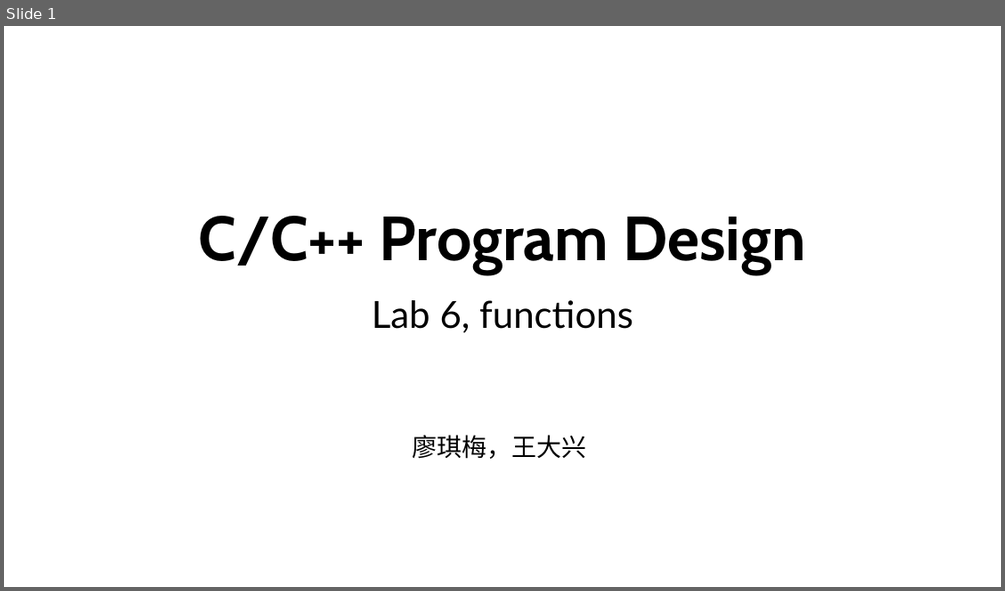
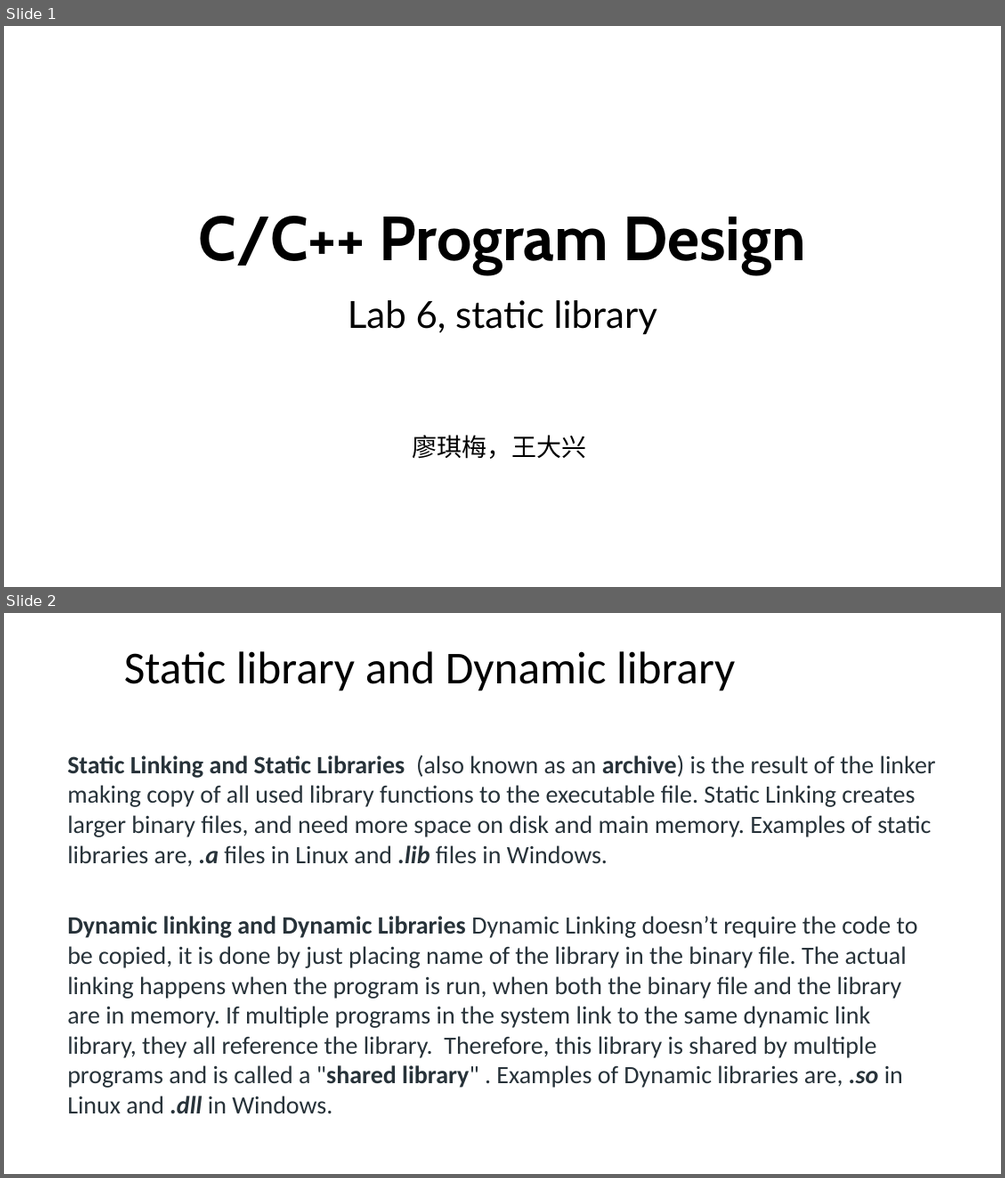
Before and after one commit to ShiqiYu/CPP, a slide deck: week06/Lab06.pptx. Shown one above the other, each under a label of ours: slide 1 before the commit, slides 1 and 2 after it. The pictures are 1005x591 and 1005x1178 pixels, drawn with LibreOffice and Linux fonts; fonts in the diff are those of the drawing; background and template pictures are left out. Boxes give left, top, right and bottom in pixels: in the first picture for what was removed or moved away, otherwise in the second. Text is boxed around its words. In the diff, an @@ line names an element or a change of style, - is before the commit and + after.

```diff
--- a/week06/Lab06.pptx
+++ b/week06/Lab06.pptx
@@ slide 2 added at box(4, 613, 1001, 1174), background #FFFFFF @@
@@ title added at box(124, 651, 735, 691), 44 pt, text #000000 @@
+Static library and Dynamic library
@@ text added at box(67, 755, 936, 867), 24 pt, text #273239 @@
+Static Linking and Static Libraries (also known as an archive) is the result of the linker making copy of all used library functions to the executable file. Static Linking creates larger binary files, and need more space on disk and main memory. Examples of static libraries are, .a files in Linux and .lib files in Windows.
@@ text added at box(67, 916, 918, 1113), 24 pt, text #273239 @@
+Dynamic linking and Dynamic Libraries Dynamic Linking doesn’t require the code to be copied, it is done by just placing name of the library in the binary file. The actual linking happens when the program is run, when both the binary file and the library are in memory. If multiple programs in the system link to the same dynamic link library, they all reference the library. Therefore, this library is shared by multiple programs and is called a "shared library" . Examples of Dynamic libraries are, .so in Linux and .dll in Windows.
@@ slide 1 changed as well @@
@@ subtitle at box(348, 300, 657, 335): text changed @@
-Lab 6, functions
+Lab 6, static library
```
Also in this commit, not shown: 3 other slides changed, 8 other slides added, 40 slides removed, 4 other files.
